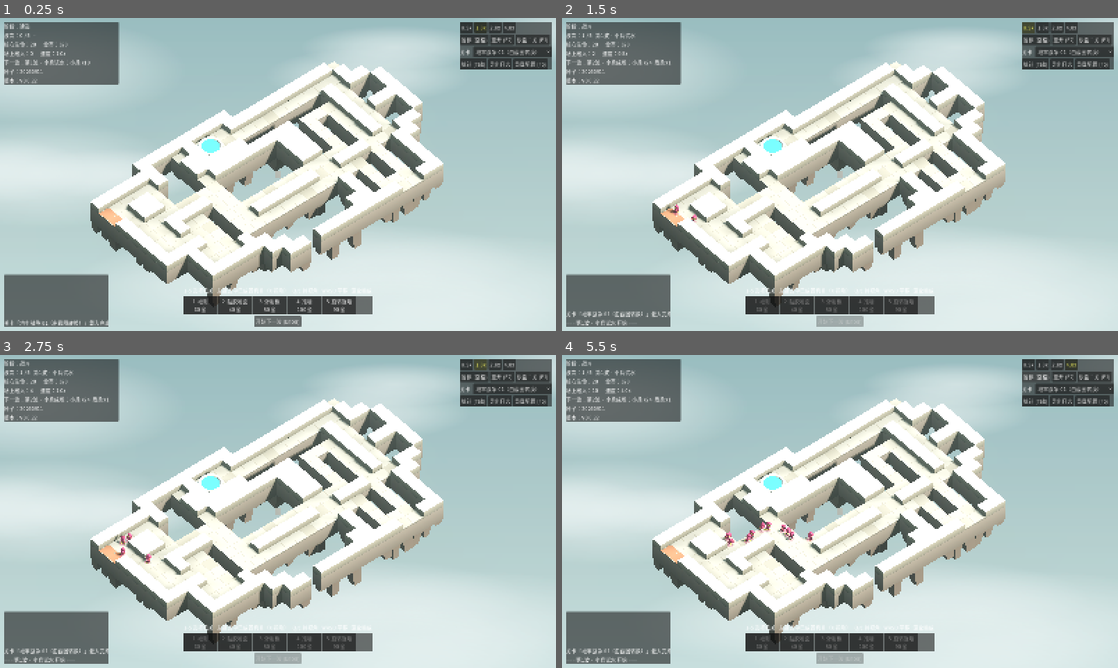
Above: before the commit, frames 1-4 (two rows, left to right).
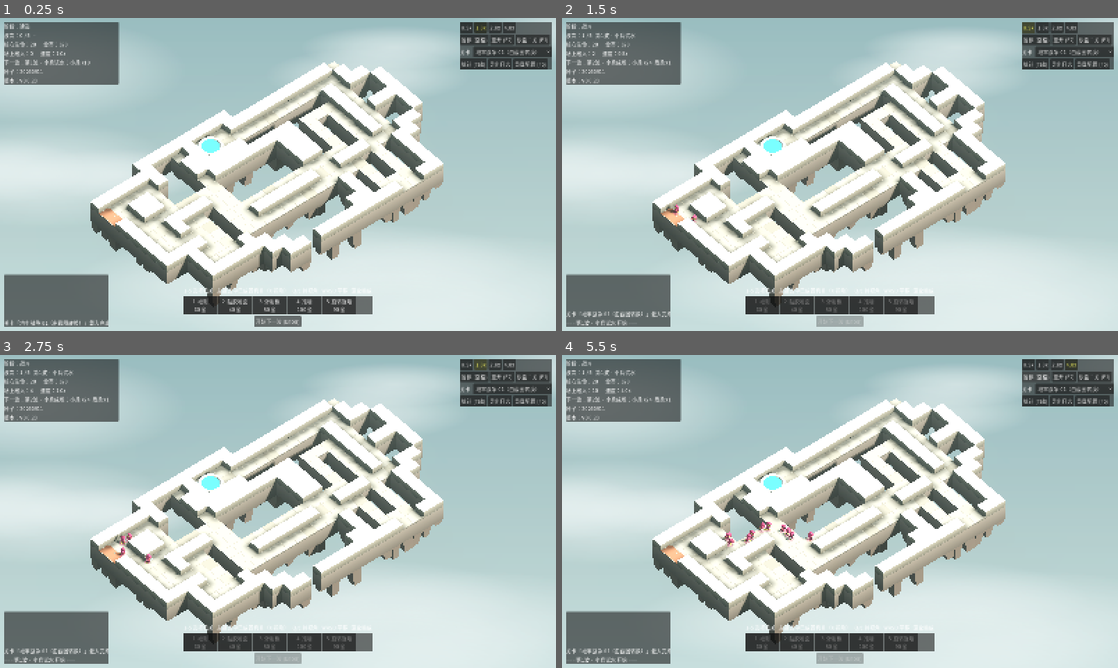
Above: after the commit, the same moments.

Repository: Autinhorse/HumanMustDie
Game: Godot game, scene res://scenes/main.tscn
The game is run twice, just before and just after one commit, with the same random seed, the same clock (stepped at 60 frames per second) and the same inputs.
Inputs:
- Up to frame 1 (0.25 s): no input
- Up to frame 2 (1.5 s): click "开始下一波 (Enter)" at 0.5 s; click "0.5x" at 1.25 s
- Up to frame 3 (2.75 s): click "1.0x" at 2 s
- Up to frame 4 (5.5 s): click "2.0x" at 2.75 s; click "4.0x" at 3.5 s; click "暂停 (空格)" at 4.25 s; click "继续 (空格)" at 5 s

The runs differ from the first frame. In frame 1, 1.9% of the frame differs, in the area x 6-76%, y 15-79%; in frame 2, 1.8%; in frame 3, 1.8%; in frame 4, 1.9%.

Commit message:
v0.0.23 关掉描边，改走柔和渲染：地砖细分 + 距离式 AO
不走卡通路线了：机关结构偏机械、细节多，描边会压掉细节，而且它线宽固定
像素，拉远会把小单位糊成一团。outline_enabled 默认 false，代码保留。

重做 AO。之前那版没效果是结构性的 —— 地面一格一个四边形，AO 只能在四个
角取值，暗部被摊成两米宽的糊。现在把地砖细分成 4×4（board.ao_subdiv），
每个子顶点按**到周围墙体的距离**衰减累加遮蔽（ao_radius），暗部就能贴着
墙根柔和铺开，墙不再像浮在地上。

ao_corner 给了三档参考：0.35 偏淡 / 0.55 默认 / 0.78 偏脏。

Co-Authored-By: Claude Opus 5 (1M context) <noreply@anthropic.com>
Claude-Session: https://claude.ai/code/session_01VCzWxNk1LcyQr5pasXVQW6

Diff:
--- a/data/art.json
+++ b/data/art.json
@@ -131,7 +131,7 @@
     "adjust_contrast": 1.08,
     "adjust_saturation": 1.12,
 
-    "outline_enabled": true,
+    "outline_enabled": false,
     "outline_color": "#4D5560",
     "outline_thickness": 1.2,
     "outline_depth_threshold": 0.08,
@@ -144,8 +144,10 @@
 
   "board": {
     "_comment": "地面共面平铺，只用细缝分格；grid_line_width 设 0 就是完全无缝。ao_* 是烘焙进顶点色的环境光遮蔽：ao_corner 管墙角、ao_side 管竖直面底部。",
-    "ao_corner": 0.34,
-    "ao_side": 0.24,
+    "ao_subdiv": 4,
+    "ao_radius": 1.25,
+    "ao_corner": 0.55,
+    "ao_side": 0.32,
     "grid_line_width": 0.07,
     "tile_lift": 0.002,
     "obstacle_height_mul": 1.35,
--- a/project.godot
+++ b/project.godot
@@ -11,7 +11,7 @@
 [application]
 
 config/name="HumanMustDie - Prototype A"
-config/version="0.0.22"
+config/version="0.0.23"
 config/description="机关塔防灰盒原型：固定走廊 + 5 种机关 + 小/中/重三类物理敌人"
 run/main_scene="res://scenes/main.tscn"
 config/features=PackedStringArray("4.7", "Forward Plus")
--- a/scripts/view/board_view.gd
+++ b/scripts/view/board_view.gd
@@ -20,6 +20,8 @@
 var _line_w := 0.06
 var _ao_corner := 0.34
 var _ao_side := 0.24
+var _ao_subdiv := 4
+var _ao_radius := 1.25
 var _lift := 0.002
 var _c_floor_side := Color.GRAY
 var _c_bridge_side := Color.GRAY
@@ -47,6 +49,8 @@
 	_lift = float(board_cfg.get("tile_lift", 0.002))
 	_ao_corner = float(board_cfg.get("ao_corner", 0.34))
 	_ao_side = float(board_cfg.get("ao_side", 0.24))
+	_ao_subdiv = maxi(int(board_cfg.get("ao_subdiv", 4)), 1)
+	_ao_radius = float(board_cfg.get("ao_radius", 1.25))
 
 	var floor_tops: Array = pal.get("floor_top", ["#DED6C4"])
 	var floor_weights: Array = pal.get("floor_top_weights", [1.0])
@@ -129,12 +133,48 @@
 
 ## 一格地面：整格的缝色打底 + 稍微抬起、四周内缩的面色。出细缝但保持共面，不产生凸块。
 func _ground_tile(st: SurfaceTool, cell: Vector2i, center: Vector3, color: Color) -> void:
-	var ao := _corner_ao(cell)
+	# 缝色打底：整格一块，不用细分（大部分会被面色盖住）
 	if _line_w > 0.0:
-		_top_quad(st, center, _cs, 0.0, _c_line, ao)
-		_top_quad(st, center, _cs - _line_w, _lift, color, ao)
-	else:
-		_top_quad(st, center, _cs, 0.0, color, ao)
+		_top_quad(st, center, _cs, 0.0, _c_line, _corner_ao(cell))
+	# 面色细分成 N×N 小块 —— 一格一个四边形的话，AO 只能在四个角取值，
+	# 暗部会被摊成两米宽的糊；细分之后才能贴住墙根。
+	var size: float = _cs - _line_w
+	var n := _ao_subdiv
+	var step: float = size / float(n)
+	var x0: float = center.x - size * 0.5
+	var z0: float = center.z - size * 0.5
+	for j in n:
+		for i in n:
+			var ax: float = x0 + float(i) * step
+			var az: float = z0 + float(j) * step
+			var bx: float = ax + step
+			var bz: float = az + step
+			_quad(st,
+				Vector3(ax, _lift, az), Vector3(bx, _lift, az),
+				Vector3(bx, _lift, bz), Vector3(ax, _lift, bz), color,
+				PackedFloat32Array([_ao_at(ax, az), _ao_at(bx, az), _ao_at(bx, bz), _ao_at(ax, bz)]))
+
+## 地面上任意一点的遮蔽：看周围几格里有多少"高出地面的东西"，按距离衰减累加。
+## 这样暗部是从墙根往外柔和铺开，而不是整格一个亮度。
+func _ao_at(x: float, z: float) -> float:
+	if _ao_corner <= 0.0:
+		return 1.0
+	var here := grid.world_to_cell(Vector3(x, 0.0, z))
+	var occ := 0.0
+	var reach := int(ceil(_ao_radius / _cs)) + 1
+	var half := _cs * 0.5
+	for dy in range(-reach, reach + 1):
+		for dx in range(-reach, reach + 1):
+			var c := here + Vector2i(dx, dy)
+			if not _blocks(c):
+				continue
+			var cc := grid.cell_center(c)
+			# 到该格矩形的距离（在格子里就是 0）
+			var ex: float = max(absf(x - cc.x) - half, 0.0)
+			var ez: float = max(absf(z - cc.z) - half, 0.0)
+			var d: float = sqrt(ex * ex + ez * ez)
+			occ += max(0.0, 1.0 - d / _ao_radius)
+	return 1.0 - _ao_corner * clampf(occ, 0.0, 1.0)
 
 ## 四个角各看两条边 + 一个斜角有没有挡住自己，挡得越多越暗（经典的方块地形 AO）
 func _corner_ao(cell: Vector2i) -> PackedFloat32Array:
Not shown, changed: docs/原型A_运行与实现说明.md
